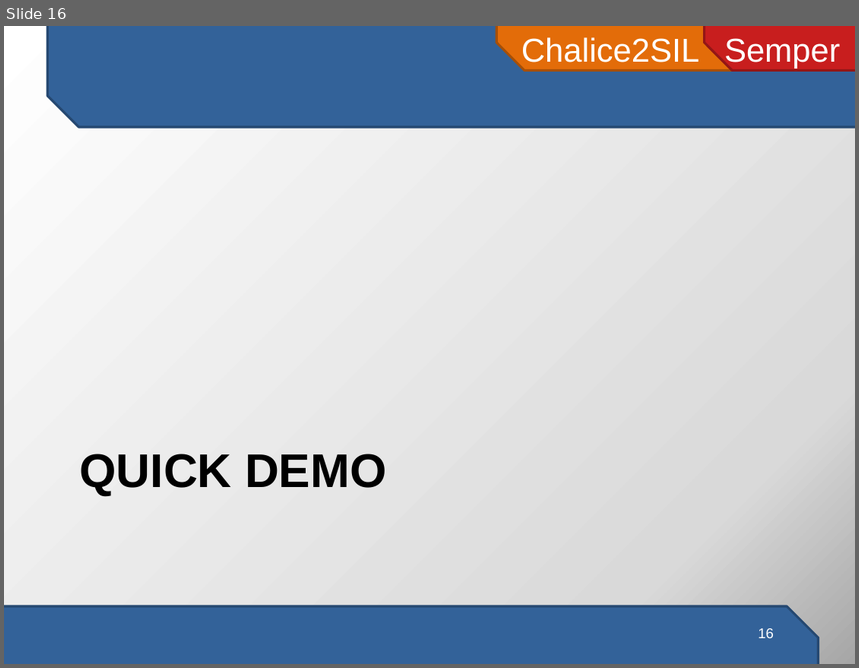
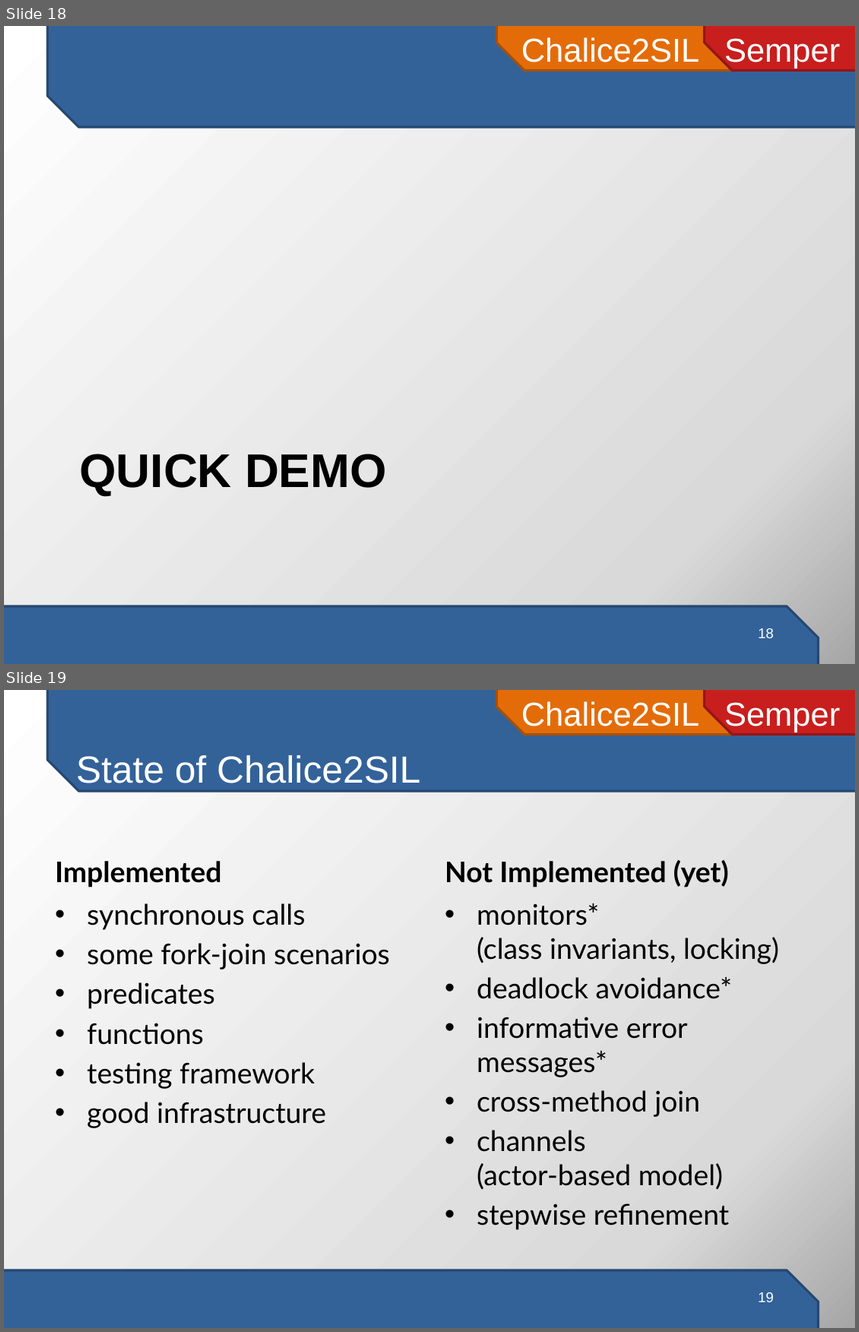
Before and after one commit to viperproject/chalice2silver, a slide deck: chalice2sil/doc/presentation/chalice2sil-presentation.pptx. Shown one above the other, each under a label of ours: slide 16 before the commit, slides 18 and 19 after it. The pictures are 859x668 and 859x1332 pixels, drawn with LibreOffice and Linux fonts; fonts in the diff are those of the drawing. Boxes give left, top, right and bottom in pixels: in the first picture for what was removed or moved away, otherwise in the second. Text is boxed around its words. In the diff, an @@ line names an element or a change of style, - is before the commit and + after.

Commit message:
Update to latest SILAST, presentation, invalidOld.chalice

```diff
--- a/chalice2sil/doc/presentation/chalice2sil-presentation.pptx
+++ b/chalice2sil/doc/presentation/chalice2sil-presentation.pptx
@@ slide 19 added at [4,690,855,1328], background gradient #FFFFFF to #D9D9D9 to #A6A6A6; not listed: 4 template elements that a slide beside it also shows @@
@@ title added at [76,755,420,791], 32 pt, text #FFFFFF @@
+State of Chalice2SIL
@@ text added at [55,861,221,888], 24 pt, text #000000, bold @@
+Implemented
@@ text added at [445,860,729,888], 24 pt, text #000000, bold @@
+Not Implemented (yet)
@@ text added at [87,904,390,1129], 24 pt, text #000000 @@
+• synchronous calls
+• some fork-join scenarios
+• predicates
+• functions
+• testing framework
+• good infrastructure
@@ text added at [477,904,779,1230], 24 pt, text #000000 @@
+• monitors*
+  (class invariants, locking)
+• deadlock avoidance*
+• informative error messages*
+• cross-method join
+• channels
+  (actor-based model)
+• stepwise refinement
@@ page number added at [758,1293,774,1303], 12 pt, text #FFFFFF @@
+19
@@ what was slide 16 is now slide 18 @@
```
Also in this commit, not shown: 1 slide changed, 6 other slides added, 4 slides removed, 5 other files.
